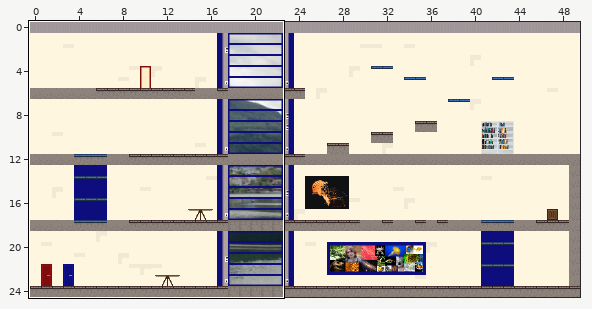
Two versions of a level (Tiled map, assets/maps/map78.tmx). The first picture is a wide view before the edit; the outline marks the close-up.
Close-up. As it was:
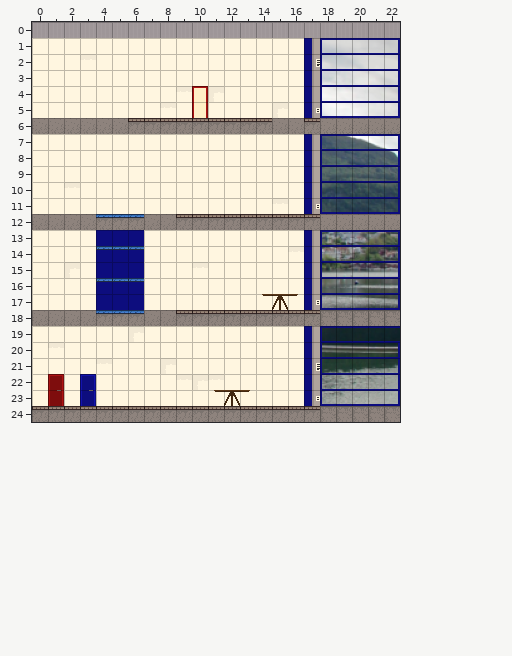
Cells are 16x16 px. Shown: x 0..22, y 0..24. The commit also changed other parts of the map, which this record leaves out.
Now the later version:
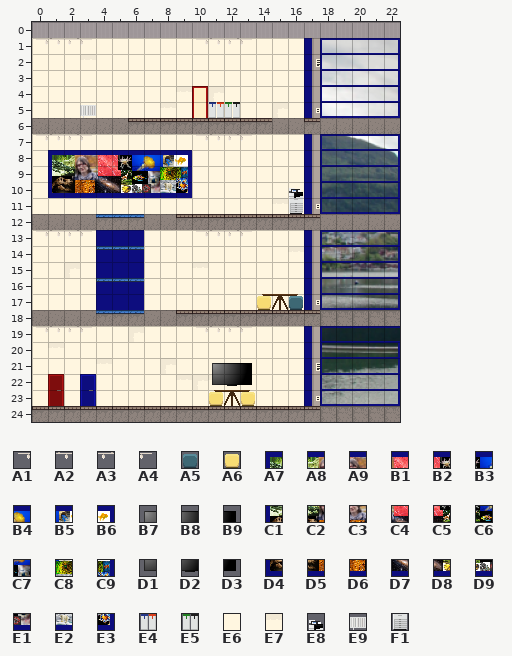
Key: from "hoytek": A1 30, A2 31, A3 32, A4 33, A5 76, A6 78, A7 99, A8 100, A9 101, B1 102, B2 103, B3 104, B4 105, B5 106, B6 107, B7 111, B8 112, B9 113, C1 118, C2 119, C3 120, C4 121, C5 122, C6 123, C7 124, C8 125, C9 126, D1 130, D2 131, D3 132, D4 137, D5 138, D6 139, D7 140, D8 141, D9 142, E1 143, E2 144, E3 145, E4 150, E5 151, E6 156, E7 157, E8 170, E9 186, F1 189.
__ is an empty cell.
Difference:
Layer "wall1":
Tile E6 gives way to tile A7 in row 8 at x 1.
Tile E6 gives way to tile A8 in row 8 at x 2.
Tile E6 gives way to tile A9 in row 8 at x 3.
Tile E6 gives way to tile B1 in row 8 at x 4.
Tile E6 gives way to tile B2 in row 8 at x 5.
Tile E6 gives way to tile B3 in row 8 at x 6.
Tile E6 gives way to tile B4 in row 8 at x 7.
Tile E6 gives way to tile B5 in row 8 at x 8.
Tile E6 gives way to tile B6 in row 8 at x 9.
Tile E6 gives way to tile C1 in row 9 at x 1.
Tile E6 gives way to tile C2 in row 9 at x 2.
Tile E6 gives way to tile C3 in row 9 at x 3.
Tile E6 gives way to tile C4 in row 9 at x 4.
Tile E6 gives way to tile C5 in row 9 at x 5.
Tile E6 gives way to tile C6 in row 9 at x 6.
Tile E6 gives way to tile C7 in row 9 at x 7.
Tile E6 gives way to tile C8 in row 9 at x 8.
Tile E6 gives way to tile C9 in row 9 at x 9.
Tile E6 gives way to tile D4 in row 10 at x 1.
Tile E7 gives way to tile D5 in row 10 at x 2.
Tile E6 gives way to tile D6 in row 10 at x 3.
Tile E6 gives way to tile D7 in row 10 at x 4.
Tile E6 gives way to tile D8 in row 10 at x 5.
Tile E6 gives way to tile D9 in row 10 at x 6.
Tile E6 gives way to tile E1 in row 10 at x 7.
Tile E6 gives way to tile E2 in row 10 at x 8.
Tile E6 gives way to tile E3 in row 10 at x 9.
Layer "wall2":
The edit adds tile A1 in row 1 at x 0 and 10; in row 7 at x 0 and 10; in row 13 at x 0 and 10; in row 19 at x 0 and 10.
The edit adds tile A2 in row 1 at x 1 and 11; in row 7 at x 1 and 11; in row 13 at x 1 and 11; in row 19 at x 1 and 11.
The edit adds tile A3 in row 1 at x 2 and 12; in row 7 at x 2 and 12; in row 13 at x 2 and 12; in row 19 at x 2 and 12.
The edit adds tile A4 in row 1 at x 3 and 13; in row 7 at x 3 and 13; in row 13 at x 3 and 13; in row 19 at x 3 and 13.
The edit adds tile A5 in row 17 at x 16.
The edit adds tile A6 in row 17 at x 14; in row 23 at x 11 and 13.
The edit adds tile E4 in row 5 at x 11.
The edit adds tile E5 in row 5 at x 12.
The edit adds tile E8 in row 10 at x 16.
The edit adds tile E9 in row 5 at x 3.
The edit adds tile F1 in row 11 at x 16.
Layer "foreground":
The edit adds tile B7 in row 21 at x 11.
The edit adds tile B8 in row 21 at x 12.
The edit adds tile B9 in row 21 at x 13.
The edit adds tile D1 in row 22 at x 11.
The edit adds tile D2 in row 22 at x 12.
The edit adds tile D3 in row 22 at x 13.
